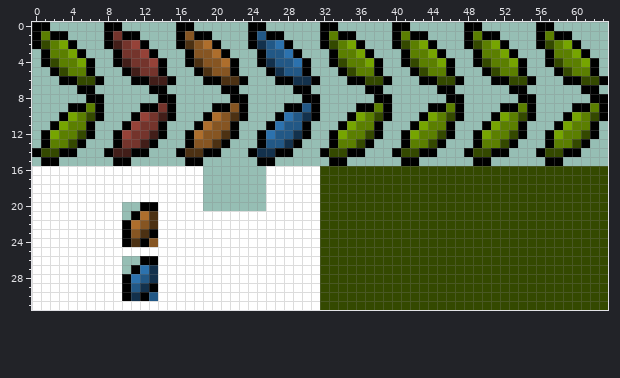
Pixel-art sprite -- gfx/sprites/particles/particlesA.png. The picture above is the old version.
The file is 64x32 pixels.
The result:
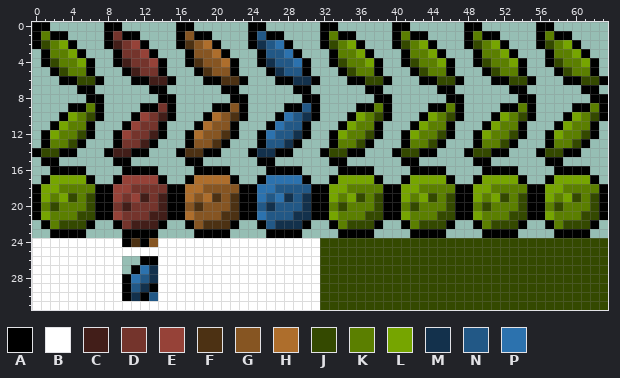
Palette (. is transparent): A #000000  B #ffffff  C #421e19  D #74342c  E #964238  F #4c3113  G #865522  H #ae6e2c  J #344900  K #5b7f00  L #76a500  M #13314c  N #225886  P #2c72ae
From the commit log: Added Extra Particles for Prettiness
The exact change:
@@ x 0..63 @@
 15 .AA......AA......AA......AA......AA......AA......AA......AA.....
-16 BBBBBBBBBBBBBBBBBBB.......BBBBBBJJJJJJJJJJJJJJJJJJJJJJJJJJJJJJJJ
-17 BBBBBBBBBBBBBBBBBBB.......BBBBBBJJJJJJJJJJJJJJJJJJJJJJJJJJJJJJJJ
-18 BBBBBBBBBBBBBBBBBBB.......BBBBBBJJJJJJJJJJJJJJJJJJJJJJJJJJJJJJJJ
-19 BBBBBBBBBBBBBBBBBBB.......BBBBBBJJJJJJJJJJJJJJJJJJJJJJJJJJJJJJJJ
-20 BBBBBBBBBB..AABBBBB.......BBBBBBJJJJJJJJJJJJJJJJJJJJJJJJJJJJJJJJ
-21 BBBBBBBBBB.AHFBBBBBBBBBBBBBBBBBBJJJJJJJJJJJJJJJJJJJJJJJJJJJJJJJJ
-22 BBBBBBBBBBAHGFBBBBBBBBBBBBBBBBBBJJJJJJJJJJJJJJJJJJJJJJJJJJJJJJJJ
-23 BBBBBBBBBBAGFABBBBBBBBBBBBBBBBBBJJJJJJJJJJJJJJJJJJJJJJJJJJJJJJJJ
+16 ..AAAA....AAAA....AAAA....AAAA....AAAA....AAAA....AAAA....AAAA..
+17 .ALLLLA..AEEEEA..AHHHHA..APPPPA..ALLLLA..ALLLLA..ALLLLA..ALLLLA.
+18 ALLKKKKAAEEDDDDAAHHGGGGAAPPNNNNAALLKKKKAALLKKKKAALLKKKKAALLKKKKA
+19 ALKLJKJAAEDECDCAAHGHFGFAAPNPMNMAALKLJKJAALKLJKJAALKLJKJAALKLJKJA
+20 AKJKKKJAADCDDDCAAGFGGGFAANMNNNMAAKJKKKJAAKJKKKJAAKJKKKJAAKJKKKJA
+21 ALKKKJJAAEDDDCCAAHGGGFFAAPNNNMMAALKKKJJAALKKKJJAALKKKJJAALKKKJJA
+22 .AKJJJA..ADCCCA..AGFFFA..ANMMMA..AKJJJA..AKJJJA..AKJJJA..AKJJJA.
+23 ..AAAA....AAAA....AAAA....AAAA....AAAA....AAAA....AAAA....AAAA..
 24 BBBBBBBBBBAFAGBBBBBBBBBBBBBBBBBBJJJJJJJJJJJJJJJJJJJJJJJJJJJJJJJJ
Boxes around the changes in both pictures, in picture pixels (x1, y1, x2, y2):
changed: (32, 166, 608, 238)
